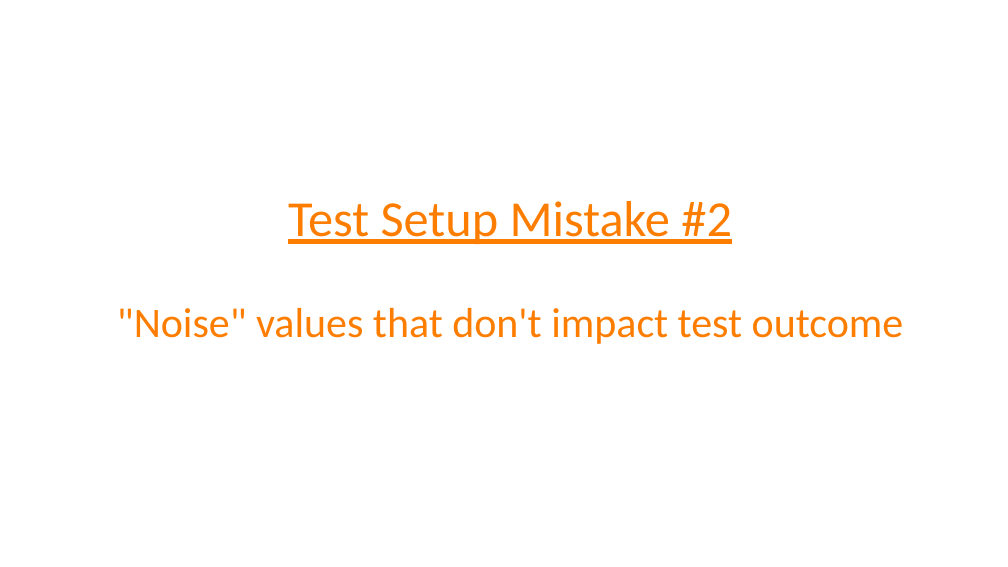
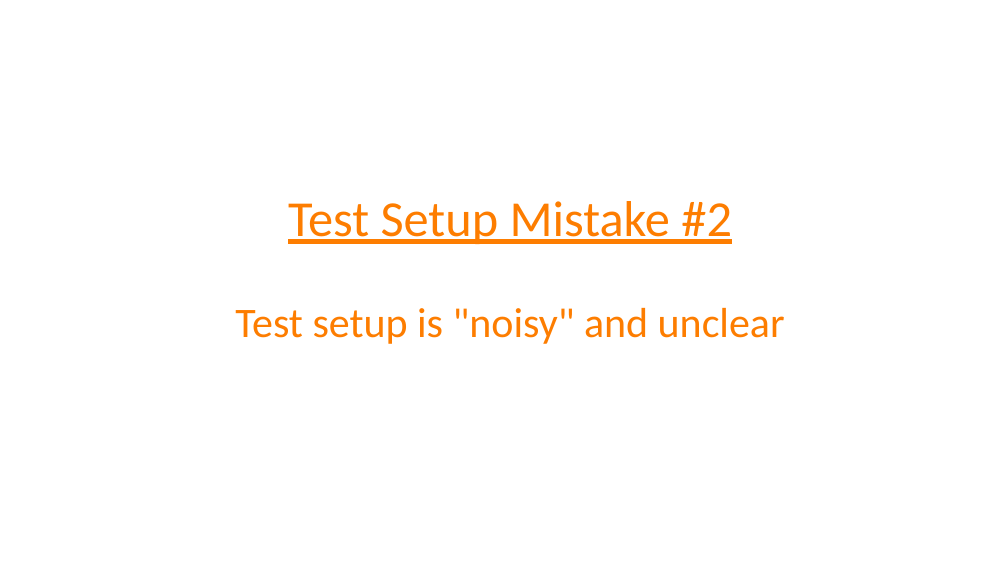
Before and after one commit to spetryjohnson/Talk-Patterns_of_Effective_Test_Setup, a slide deck: slide 33 of POETS - CodeMash 2017.pptx. Drawn at 1008x567 pixels with LibreOffice and Linux fonts; fonts in the diff are those of the drawing. Boxes give left, top, right and bottom in pixels: in the first picture for what was removed or moved away, otherwise in the second. Text is boxed around its words. In the diff, an @@ line names an element or a change of style, - is before the commit and + after.

Commit message:
Refactoring complete
Reorganized things so that the 4 effective patterns mirror the 4
mistakes and moved integration tests into the main narrative, rather
than being something at the end

```diff
--- a/POETS - CodeMash 2017.pptx
+++ b/POETS - CodeMash 2017.pptx
@@ title at (x1=235, y1=201, x2=785, y2=344): text changed @@
-Test Setup Mistake #2
-"Noise" values that don't impact test outcome
+Test Setup Mistake #2
+Test setup is "noisy" and unclear
```
Also in this commit, not shown: 32 other slides changed, 3 slides added, 10 slides removed, 1 other file.
